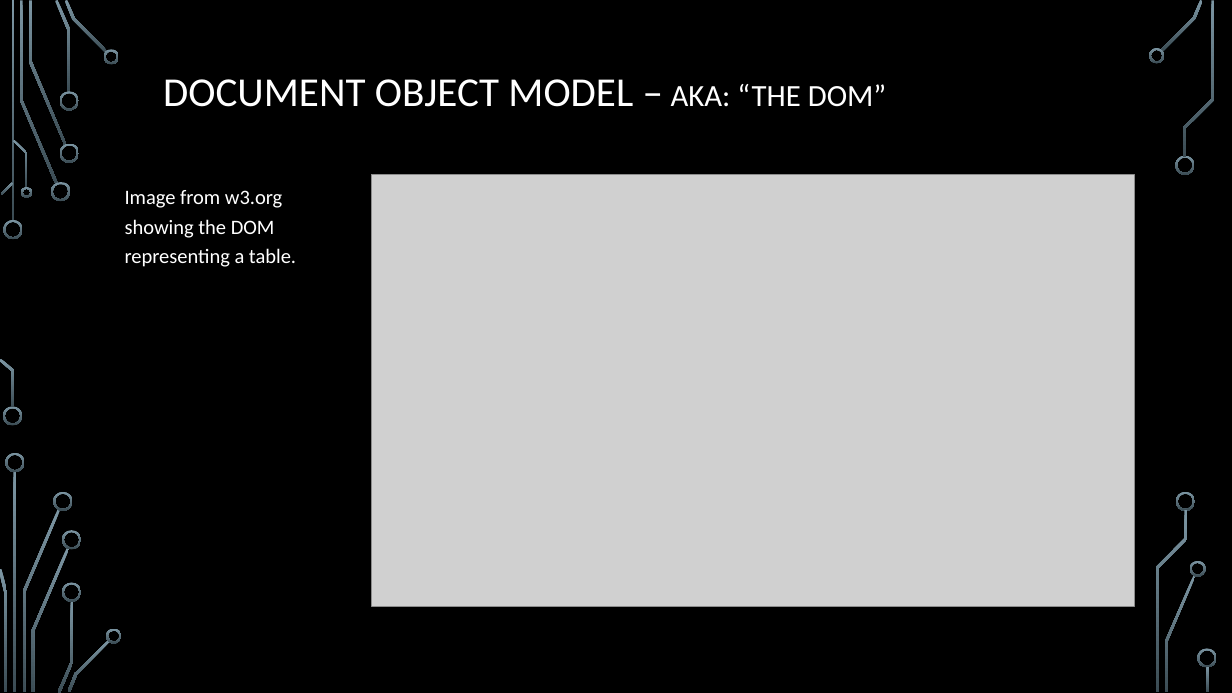
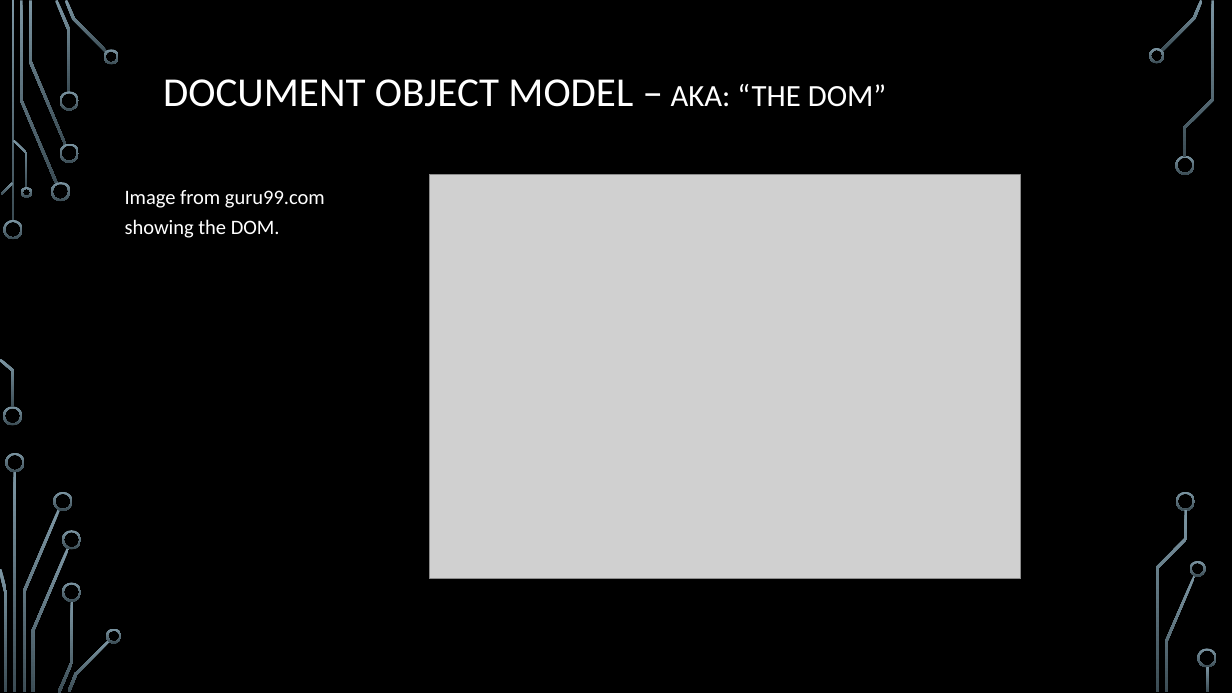
Before and after one commit to kenxwagner/ken_teaches, a slide deck: slide 6 of React/slides/react_lessons_slides.pptx. Drawn at 1232x693 pixels with LibreOffice and Linux fonts; fonts in the diff are those of the drawing; grey boxes stand for pictures; background and template pictures are left out. Boxes give left, top, right and bottom in pixels: in the first picture for what was removed or moved away, otherwise in the second. Text is boxed around its words. In the diff, an @@ line names an element or a change of style, - is before the commit and + after.

```diff
--- a/React/slides/react_lessons_slides.pptx
+++ b/React/slides/react_lessons_slides.pptx
@@ picture: place and size @@
-picture at [372, 175, 1135, 606]
+picture at [430, 175, 1021, 579]
@@ text at [125, 190, 325, 238]: text changed @@
-Image from w3.org showing the DOM representing a table.
+Image from guru99.com showing the DOM.
```
Also in this commit, not shown: 1 other file.
